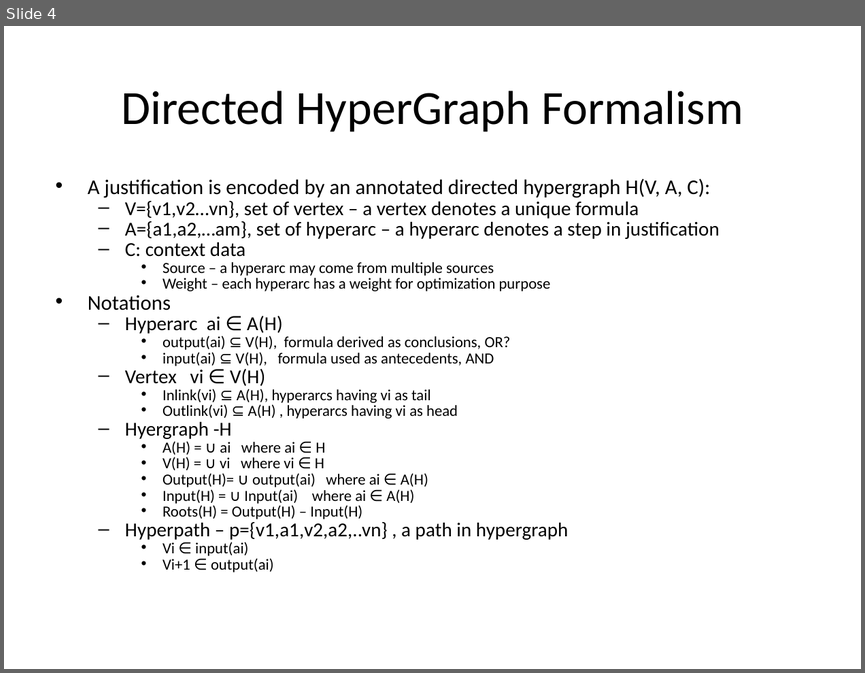
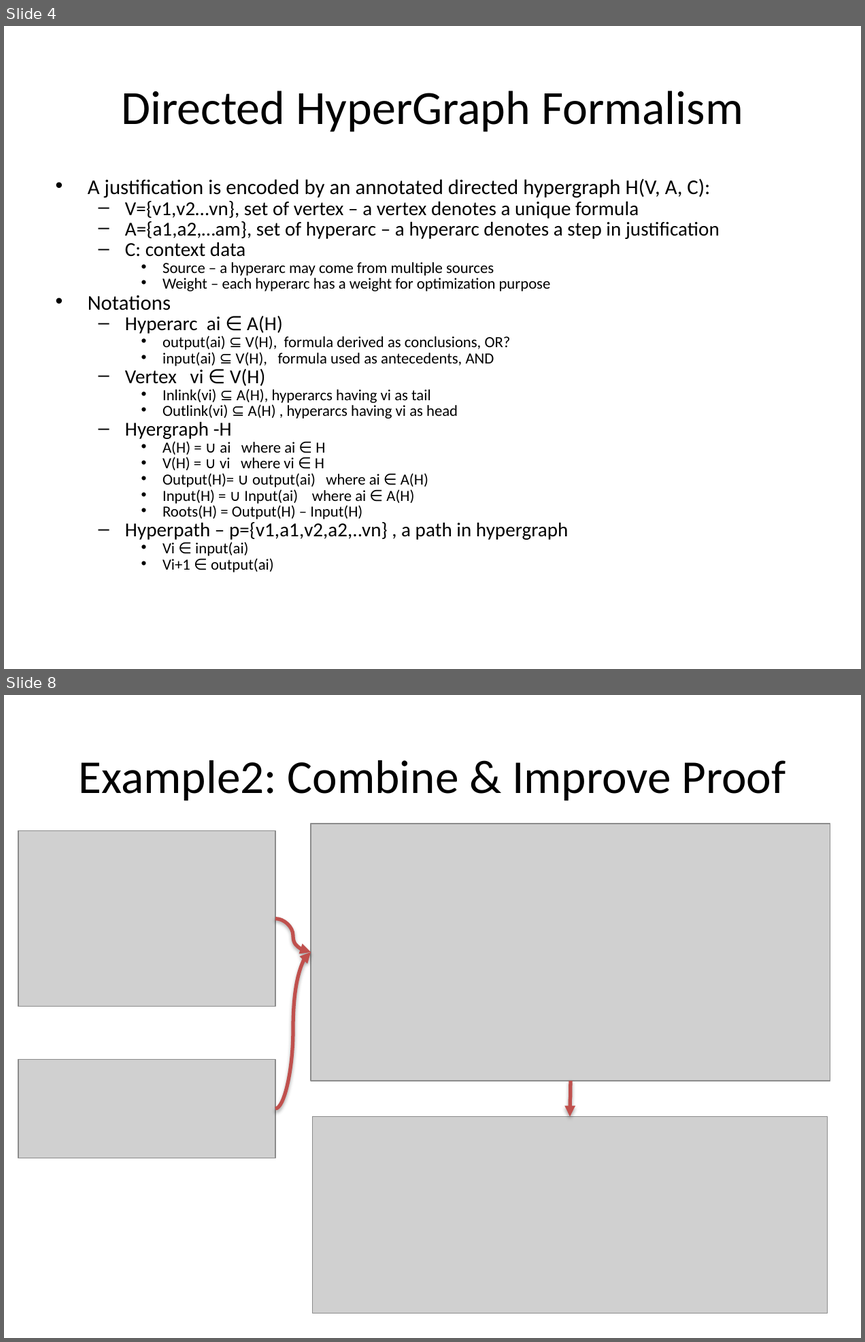
Before and after one commit to lidingpku/inference-web, a slide deck: trunk/iw3/doc/proof-combine.pptx. Shown one above the other, each under a label of ours: slide 4 before the commit, slides 4 and 8 after it; the slides between them are not shown. The pictures are 865x673 and 865x1342 pixels, drawn with LibreOffice and Linux fonts; fonts in the diff are those of the drawing; grey boxes stand for pictures. Boxes give left, top, right and bottom in pixels: in the first picture for what was removed or moved away, otherwise in the second. Text is boxed around its words. In the diff, an @@ line names an element or a change of style, - is before the commit and + after.

```diff
--- a/trunk/iw3/doc/proof-combine.pptx
+++ b/trunk/iw3/doc/proof-combine.pptx
@@ slide 8 added at [4,695,861,1338], background #FFFFFF @@
@@ title added at [79,760,785,801], 39.6 pt, text #000000 @@
+Example2: Combine & Improve Proof
@@ picture added at [18,830,275,1006] @@
@@ picture added at [311,824,830,1081] @@
@@ curved arrow added from (275, 919) to (311, 952), #C0504D 3 pt @@
@@ curved arrow added from (275, 1109) to (311, 952), #C0504D 3 pt @@
@@ picture added at [18,1059,275,1157] @@
@@ curved arrow added from (570, 1081) to (570, 1117), #C0504D 3 pt @@
@@ picture added at [313,1117,827,1312] @@
```
Also in this commit, not shown: 5 slides changed, 3 other slides added.
